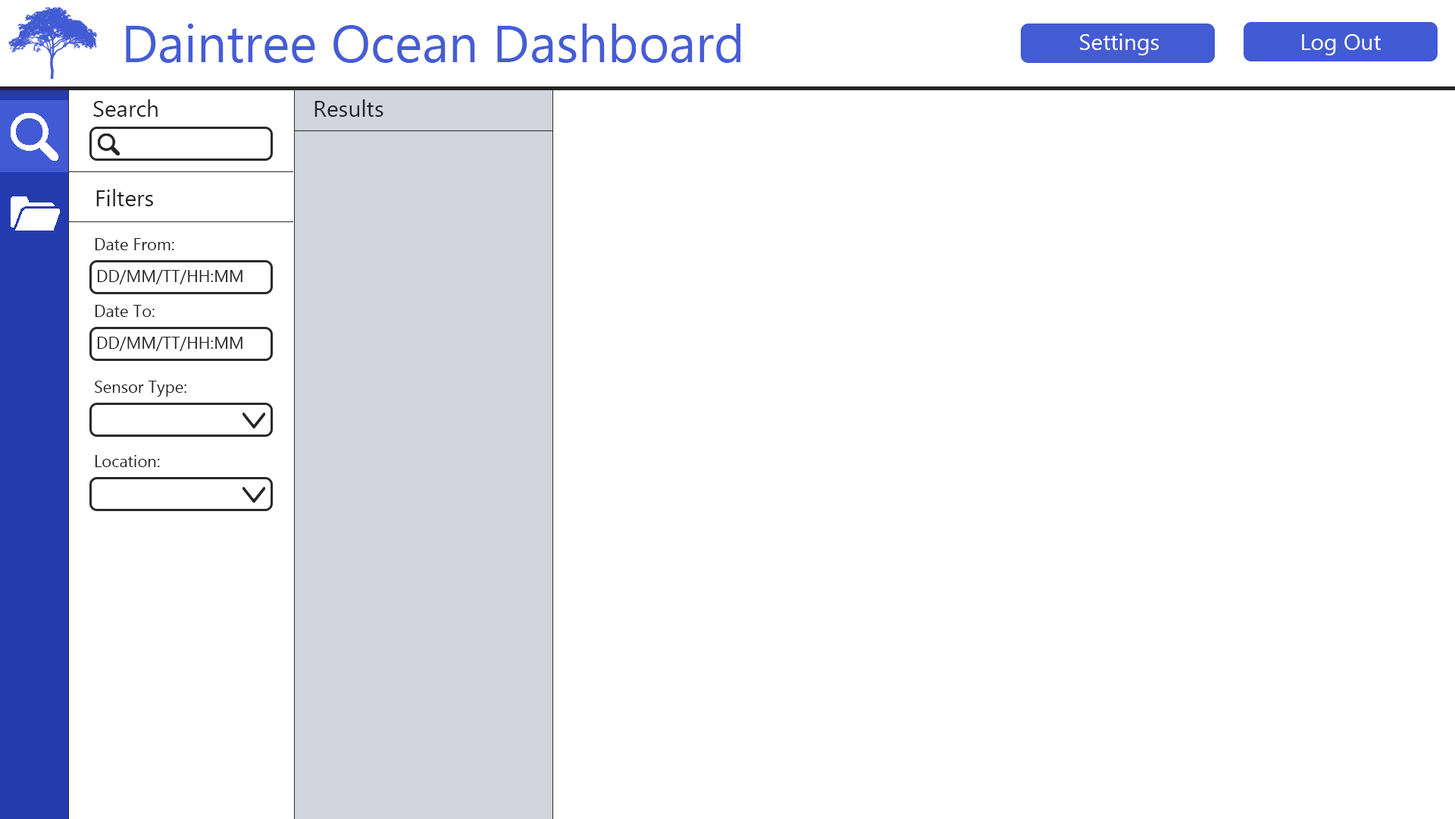
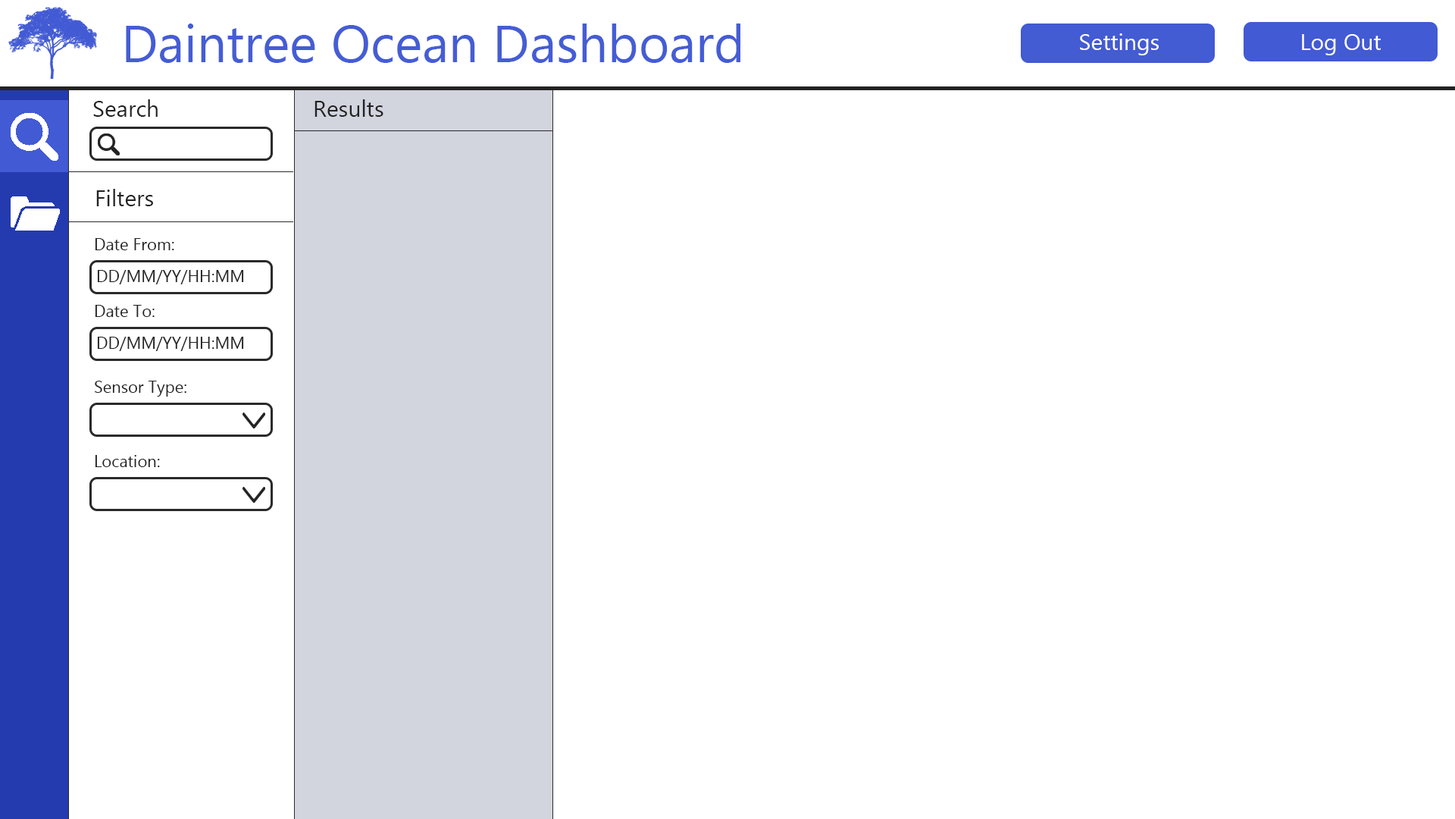
Layers edited between the first and the second (1455, 819) image:
renamed "DD/MM/TT/HH:MM copy" to "DD/MM/YY/HH:MM", painted on it over [162, 336, 245, 351]
renamed "DD/MM/TT/HH:MM" to "DD/MM/YY/HH:MM", painted on it over [162, 269, 245, 285]
